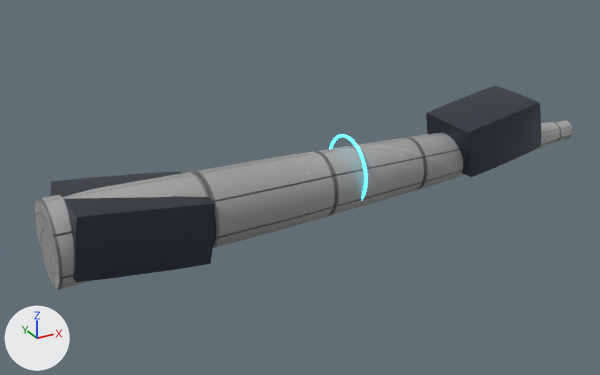
The Blender file assets/ships/parts/blender/place_dead_hulk_authored.blend, before and after one commit.
Before and after are seen from a camera (50 mm lens) standing at (-9.2, -52.5, 28.1) and looking at (20.3, 1.1, 1.3). Every picture has the same lights, and +X, +Y and +Z are marked at lower left. The older version comes first.

The first picture shows 'Hulk_Fracture_Arc', 'Hulk_Spine', 'place_dead_hulk_Material_Mechanical_Merged'.
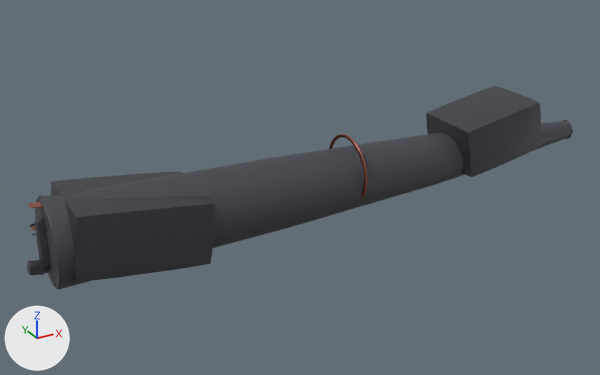
Patch to the scene script:
```diff
--- a/assets/ships/parts/blender/place_dead_hulk_authored.blend.py
+++ b/assets/ships/parts/blender/place_dead_hulk_authored.blend.py
@@ mat_material_accent @@
+mat_material_accent = bpy.data.materials.new('Material_Accent')
+# colours: brown #89503f, brown #aa593f
+# uses the picture img_place_dead_hulk_wear_mask_2k_jpg
@@ mat_material_hull @@
+mat_material_hull = bpy.data.materials.new('Material_Hull')
+# colours: dark grey #505059
+# uses the picture img_place_dead_hulk_wear_mask_2k_jpg
@@ mat_material_mechanical @@
+mat_material_mechanical = bpy.data.materials.new('Material_Mechanical')
+# colours: dark grey #505059
+# uses the picture img_place_dead_hulk_wear_mask_2k_jpg
@@ me_hulk_spine @@
 me_hulk_spine.from_pydata(...)  # 112 vertices, 220 faces; spans x 0.0..48.0, y -3.2..3.2, z -3.2..3.2
-me_hulk_spine.materials.append(mat_material_hull_002)
+me_hulk_spine.materials.append(mat_material_hull)
@@ me_hulk_fracture_arc @@
 me_hulk_fracture_arc.from_pydata(...)  # 192 vertices, 384 faces; spans x -0.14..0.14, y -2.94..2.94, z -2.94..2.94
-me_hulk_fracture_arc.materials.append(mat_material_accent_001)  # cyan #59adb8, glowing cyan #50d3e1
+me_hulk_fracture_arc.materials.append(mat_material_accent)
@@ ob_det_edge_chamfer_band @@
+ob_det_edge_chamfer_band = bpy.data.objects.new('DET_edge_chamfer_band', me_cube_011)  # a box spanning x -0.5..0.5, y -0.5..0.5, z -0.5..0.5; modifiers BEVEL, WEIGHTED_NORMAL
+ob_det_edge_chamfer_band.parent = ob_hulk_spine
+ob_det_edge_chamfer_band.location = (0.0, 0.0, 4.8)
+ob_det_edge_chamfer_band.rotation_euler = (0.0, 0.05, 0.0)  # degrees (0, 2.9, 0)
+ob_det_edge_chamfer_band.scale = (1.6, 0.8, 0.06)
@@ ob_det_dock_scuff @@
+ob_det_dock_scuff = bpy.data.objects.new('DET_dock_scuff', me_cube_010)  # a box spanning x -0.5..0.5, y -0.5..0.5, z -0.5..0.5; modifiers BEVEL, WEIGHTED_NORMAL
+ob_det_dock_scuff.parent = ob_hulk_spine
+ob_det_dock_scuff.location = (0.0, -0.5, 0.2)
+ob_det_dock_scuff.rotation_euler = (0.0, 0.1, 0.0)  # degrees (0, 5.7, 0)
+ob_det_dock_scuff.scale = (1.8, 1.2, 0.04)
@@ ob_det_engine_block @@
+ob_det_engine_block = bpy.data.objects.new('DET_engine_block', me_cube_002)  # a box spanning x -0.5..0.5, y -0.5..0.5, z -0.5..0.5; modifiers BEVEL, WEIGHTED_NORMAL
+ob_det_engine_block.parent = ob_hulk_spine
+ob_det_engine_block.location = (-1.0, -0.5, 0.5)
+ob_det_engine_block.rotation_euler = (0.0, 0.2, 0.0)  # degrees (0, 11, 0)
+ob_det_engine_block.scale = (1.0, 0.9, 0.7)
@@ ob_det_fracture_arc @@
+ob_det_fracture_arc = bpy.data.objects.new('DET_fracture_arc', me_cube)  # a box spanning x -0.5..0.5, y -0.5..0.5, z -0.5..0.5; modifiers BEVEL, WEIGHTED_NORMAL
+ob_det_fracture_arc.parent = ob_hulk_spine
+ob_det_fracture_arc.location = (0.0, 0.0, 2.0)
+ob_det_fracture_arc.rotation_euler = (0.0, 0.0, 0.4)  # degrees (0, 0, 23)
+ob_det_fracture_arc.scale = (1.2, 0.4, 3.5)
```

Changed parts and their boxes [x1, y1, x2, y2] in the pictures (600 x 375 px):
'Hulk_Spine', recoloured (darker)
    both: [35, 120, 573, 289]
'DET_fracture_arc', added
    after: [35, 217, 50, 268]
'Hulk_Fracture_Arc', recoloured
    both: [329, 134, 368, 200]
'DET_engine_block', added
    after: [27, 260, 45, 275]
'DET_edge_chamfer_band', added
    after: [28, 202, 43, 209]
'DET_dock_scuff', added (mostly hidden)
    after: [40, 266, 54, 274]
